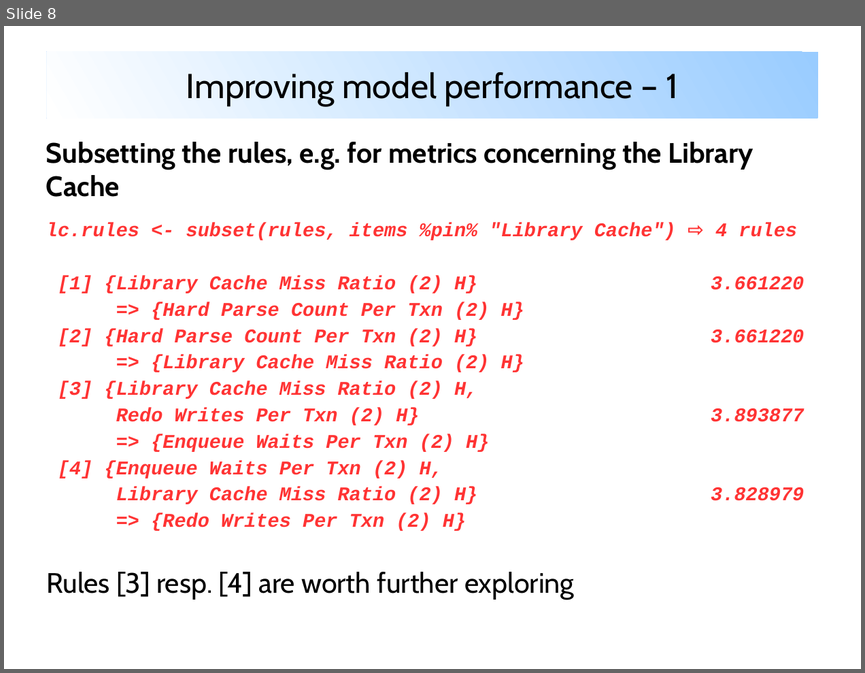
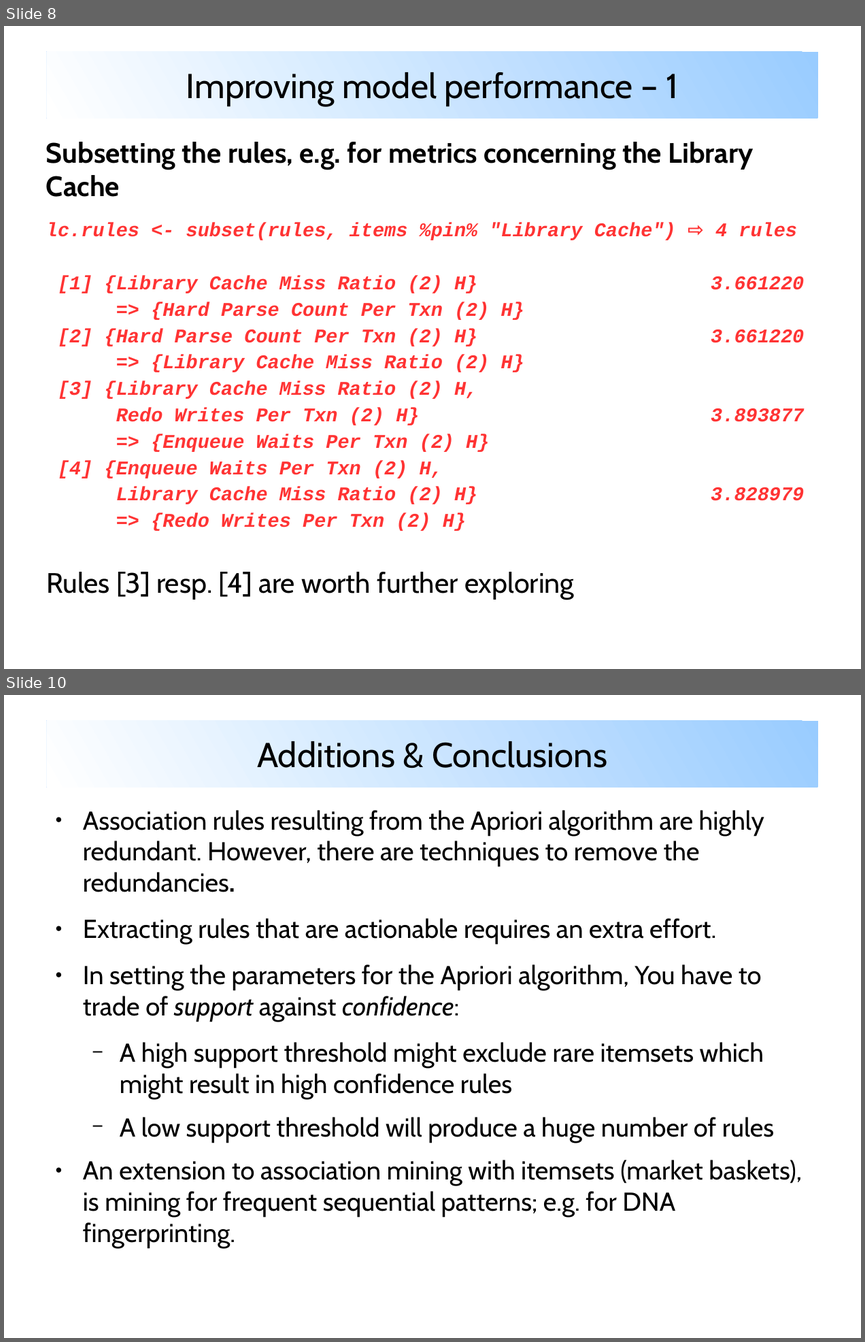
Before and after one commit to mbassi1364/CAS-Applied-Data-Science, a slide deck: Machine-Learning-Project/project.1/metriken.2020-03-14/analysis/prod.dba_hist_sysmetric_summary.2020-02-12-bis-2020-03-14/Report/bassi_oracle_metrics_association_mining.odp. Shown one above the other, each under a label of ours: slide 8 before the commit, slides 8 and 10 after it; the slides between them are not shown. The pictures are 865x673 and 865x1342 pixels, drawn with LibreOffice and Linux fonts; fonts in the diff are those of the drawing. Boxes give left, top, right and bottom in pixels: in the first picture for what was removed or moved away, otherwise in the second. Text is boxed around its words. In the diff, an @@ line names an element or a change of style, - is before the commit and + after.

```diff
--- a/Machine-Learning-Project/project.1/metriken.2020-03-14/analysis/prod.dba_hist_sysmetric_summary.2020-02-12-bis-2020-03-14/Report/bassi_oracle_metrics_association_mining.odp
+++ b/Machine-Learning-Project/project.1/metriken.2020-03-14/analysis/prod.dba_hist_sysmetric_summary.2020-02-12-bis-2020-03-14/Report/bassi_oracle_metrics_association_mining.odp
@@ slide 10 added at box(4, 695, 861, 1338), background #FFFFFF @@
@@ title added at box(47, 721, 818, 787), fill gradient #99CCFF to #FFFFFF, 32 pt, text #000000 @@
+Additions & Conclusions
@@ text added at box(83, 810, 802, 1248), 24 pt, text #000000 @@
+● Association rules resulting from the Apriori algorithm are highly redundant. However, there are techniques to remove the redundancies.
+● Extracting rules that are actionable requires an extra effort.
+● In setting the parameters for the Apriori algorithm, You have to trade of support against confidence:
+  − A high support threshold might exclude rare itemsets which might result in high confidence rules
+  − A low support threshold will produce a huge number of rules
+● An extension to association mining with itemsets (market baskets), is mining for frequent sequential patterns; e.g. for DNA fingerprinting.
```
Also in this commit, not shown: 5 slides changed, 1 other slide added, 3 other files.
